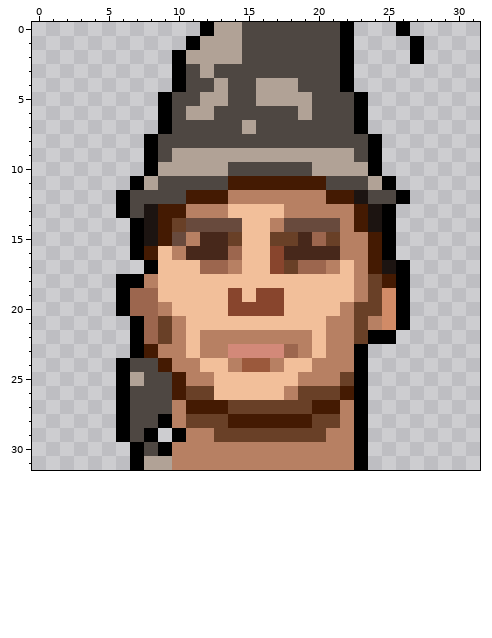
Pixel-art sprite, stored at public/img/tfrrsAvatars/7896259_32x32.png. The picture above is the old version.
The file is 32x32 pixels. Colours within 5 levels of each other are drawn and written as one.
The result:
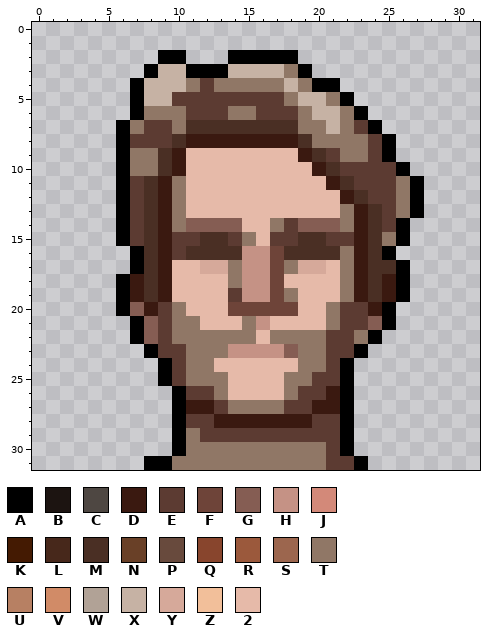
Palette (. is transparent): A #000000  B #1c1411  C #4e4742  D #3a1910  E #5c3b32  F #6e4439  G #855d53  H #c59285  J #d38979  K #441a02  L #47281b  M #4a2f24  N #694027  P #684a3d  Q #88452d  R #9b593c  S #9c664e  T #907766  U #b78063  V #d18b67  W #b1a296  X #c6b2a4  Y #d6a99a  Z #f2bf9a  2 #e6baa9
The edit:
Changed rows in their new state; - is an unchanged pixel.
first column x 6:
 0 ------...........---.-
 1 -----............----.
 2 ---A-...AAAAA....----.
 3 --AXXAAAXXXXTA...-----
 4 -AXXXTETTTTTXTAA.-----
 5 -AXXEEEEEEEETXXTA.----
 6 -ATTTEEETTEEETXXT-----
 7 ATEETMMMMMMMMTTXTEA---
 8 AEEEMDDDDDDDDMTTTTEA--
 9 ATTMD22222222DMETTEA--
10 ATTMD222222222DMEEEEA-
11 AEMDT2222222222DMEEETA
12 -EMDT22222222222DMEETA
13 -EMDT22222222222TDMETA
14 AEMDTGGGG22TEGGGTDMEA-
15 AEMDEEMMET2EEMMEEDMTA-
16 --MDEMMMMHHFMMMMTDM---
17 -AMD22YYTHHFTYY2TDMM--
18 -DMD2222THHF2222TDMD--
19 -DMD2222EHHFT222TDMD--
20 -GDET222FFFFF22TEEDA.-
21 --GETT222TH2222TEEGA.-
22 --GETTTTTT2TTTTEET-.--
23 -.AEETTTHHHHGTTEE-----
24 ...AETT222222TTEA.----
25 ...AETTT2222TTEEA.----
26 ....AEET2222TEEDA.----
27 ....ADDETTTTEEDDA.----
28 ....AEEDDDDDDDEEA.----
29 ...--TEEEEEEEEEEA.----
30 -...ATTTTTTTTTTEA.----
31 -.AATTTTTTTTTTTEE-----
Boxes around the changes in both pictures, in picture pixels (x1, y1, x2, y2):
changed: (116, 22, 424, 470)
